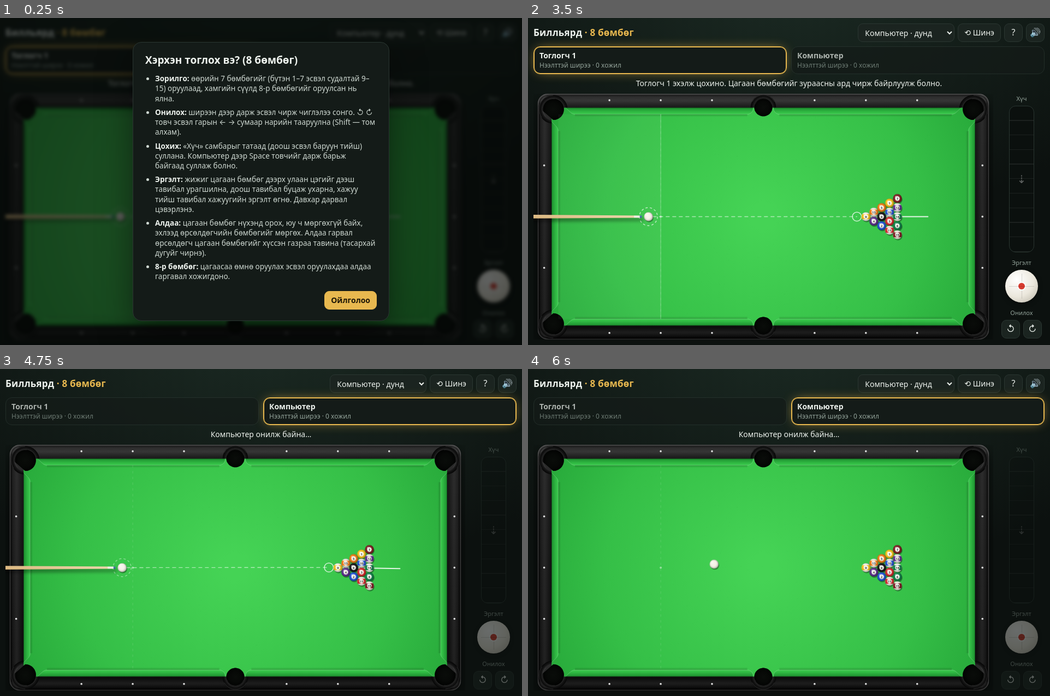
Above: before the commit, frames 1-4 (two rows, left to right).
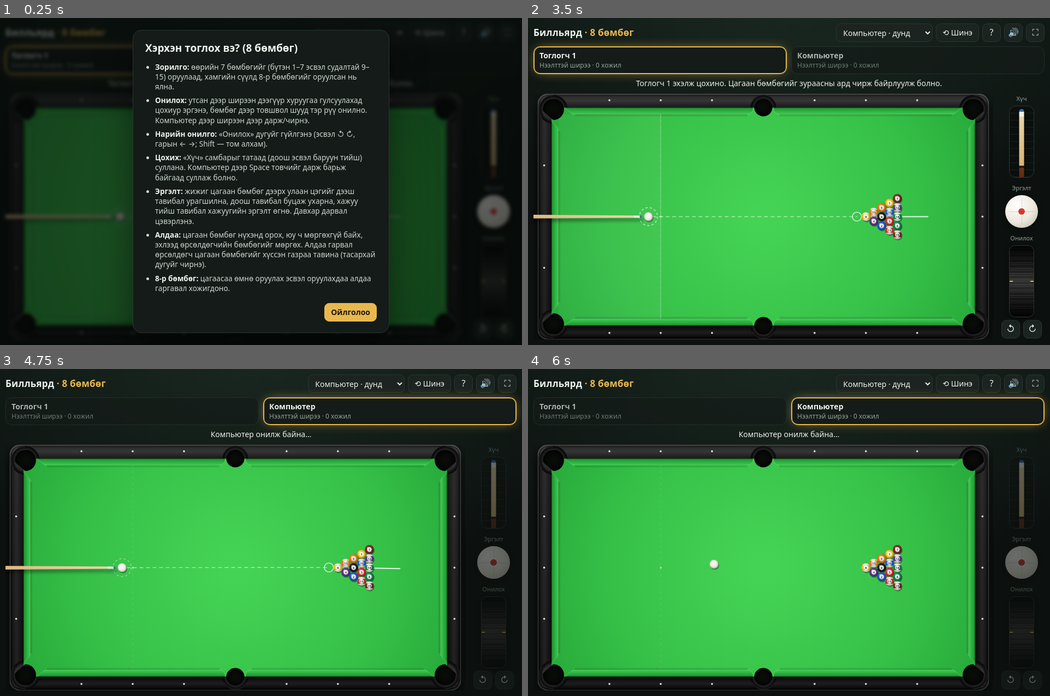
Above: after the commit, the same moments.

Repository: B26FA1910/pool.game
Game: browser game, page public/index.html
Same seed, same stepped clock (60 frames per second), same inputs: the game is played once before the commit and once after it.
Inputs (mouse positions are in pixels of both pictures, inside the frame that each line leads up to):
- Up to frame 1 (0.25 s): no input
- Up to frame 2 (3.5 s): click (762, 217) at 0.27 s; click (762, 240) at 1.07 s; tap Space every 0.5 s from 1.1 to 3.1 s; click (668, 191) at 1.67 s; click (856, 178) at 2.27 s; click (830, 266) at 2.87 s; click (648, 279) at 3.47 s
- Up to frame 3 (4.75 s): tap Space at 3.6, 4.1, 4.6 s; click (234, 519) at 4.07 s; click (495, 630) at 4.52 s; click (370, 578) at 4.67 s
- Up to frame 4 (6 s): tap Space at 5.1, 5.6 s; click (627, 568) at 5.27 s; click (715, 653) at 5.87 s

The runs differ from the first frame. In frame 1, 11% of the frame differs, in the area x 25-98%, y 3-97%; in frame 2, 1.7%; in frame 3, 1.6%; in frame 4, 1.6%.

Commit message:
Утсанд зориулсан удирдлага: онилох дугуй, хуруугаар эргүүлэх, хэвтээ байрлал
- Онилох дугуй (aim wheel): гүйлгэж цохиурыг нарийн эргүүлнэ, ховилын дуу/чичиргээтэй
- Утсан дээр ширээн дээгүүр хуруугаа гулсуулахад цохиур эргэнэ, бөмбөг дээр товшвол шууд онилно
- Хэвтээ утсанд: хүч зүүн талд, эргэлт ба дугуй баруун талд, мессеж ширээний доор
- Хүчний самбарт цохиур харагдана; ⛶ бүтэн дэлгэц; нүүр дэлгэцэд нэмэх manifest ба дүрс

Co-Authored-By: Claude Opus 5.5 <noreply@anthropic.com>
Claude-Session: https://claude.ai/code/session_01MVanDgW6pf9D5TM6HQEvas

Diff:
--- a/public/index.html
+++ b/public/index.html
@@ -2,7 +2,12 @@
 <html lang="mn">
 <head>
 <meta charset="utf-8">
-<meta name="viewport" content="width=device-width, initial-scale=1, viewport-fit=cover">
+<meta name="viewport" content="width=device-width, initial-scale=1, maximum-scale=1, user-scalable=no, viewport-fit=cover">
+<meta name="theme-color" content="#0c110f">
+<meta name="mobile-web-app-capable" content="yes">
+<meta name="apple-mobile-web-app-capable" content="yes">
+<meta name="apple-mobile-web-app-status-bar-style" content="black-translucent">
+<meta name="apple-mobile-web-app-title" content="Билльярд">
 <title>Билльярд — 8 бөмбөг</title>
 <style>
 :root{
@@ -13,7 +18,7 @@
 body{
   background:radial-gradient(1200px 700px at 50% -10%,#1b2a23 0%,var(--bg) 62%);
   color:var(--text);font:14px/1.35 system-ui,-apple-system,"Segoe UI",Roboto,"Noto Sans",sans-serif;
-  overflow:hidden;-webkit-user-select:none;user-select:none;-webkit-tap-highlight-color:transparent;
+  overflow:hidden;-webkit-user-select:none;user-select:none;-webkit-tap-highlight-color:transparent;-webkit-touch-callout:none;overscroll-behavior:none;
 }
 #app{
   height:100vh;height:100dvh;display:flex;flex-direction:column;gap:8px;
@@ -67,6 +72,29 @@
 }
 #powerHint{position:absolute;inset:0;display:grid;place-items:center;font-size:20px;color:rgba(255,255,255,.35);pointer-events:none}
 #powerHint::after{content:"⇣"}
+#powerCue{
+  position:absolute;left:50%;top:5px;width:9px;height:calc(100% + 60px);border-radius:5px 5px 2px 2px;pointer-events:none;
+  transform:translate(-50%,calc(var(--p,0) * 78%));box-shadow:0 2px 6px rgba(0,0,0,.6);
+  background:linear-gradient(180deg,#3d6aa0 0 5px,#f3eee2 5px 14px,#ead3a6 14px,#d9b277 55%,#1d1d1d 55% 57%,#6b3416 57%,#2a1208)
+}
+.grp-spin,.grp-aim{flex:none}
+#wheel{
+  position:relative;width:46px;height:132px;border-radius:11px;overflow:hidden;touch-action:none;cursor:ns-resize;flex:none;
+  background:#141414;border:1px solid #333;box-shadow:0 3px 10px rgba(0,0,0,.55)
+}
+#wheelTex{
+  position:absolute;inset:0;
+  background-image:repeating-linear-gradient(180deg,#2e2e2e 0 3px,#0b0b0b 3px 4px,#454545 4px 5px,#1d1d1d 5px 10px)
+}
+#wheel::after{
+  content:"";position:absolute;inset:0;pointer-events:none;
+  background:linear-gradient(180deg,rgba(0,0,0,.92),rgba(0,0,0,.25) 28%,rgba(255,255,255,.08) 50%,rgba(0,0,0,.25) 72%,rgba(0,0,0,.92))
+}
+#wheel::before{
+  content:"";position:absolute;z-index:1;pointer-events:none;left:-1px;right:-1px;top:50%;height:2px;margin-top:-1px;
+  background:linear-gradient(90deg,var(--accent) 0 7px,transparent 7px calc(100% - 7px),var(--accent) calc(100% - 7px))
+}
+#wheel.active{border-color:var(--accent)}
 #spin{
   width:60px;height:60px;border-radius:50%;position:relative;touch-action:none;cursor:crosshair;flex:none;
   background:radial-gradient(circle at 35% 30%,#fff,#ebe7dc 55%,#b6b1a3);box-shadow:0 2px 10px rgba(0,0,0,.45)
@@ -86,6 +114,47 @@
 body.portrait #power::before{background:repeating-linear-gradient(90deg,transparent 0 9.5%,rgba(255,255,255,.07) 9.5% 10%)}
 body.portrait #powerFill{background:linear-gradient(90deg,#3fbf6e,#e8b84f 55%,#e5533d);clip-path:inset(0 100% 0 0)}
 body.portrait #powerHint::after{content:"⇢"}
+body.portrait #powerCue{left:5px;top:50%;width:calc(100% + 60px);height:9px;border-radius:5px 2px 2px 5px;
+  transform:translate(calc(var(--p,0) * 78%),-50%);
+  background:linear-gradient(90deg,#3d6aa0 0 5px,#f3eee2 5px 14px,#ead3a6 14px,#d9b277 55%,#1d1d1d 55% 57%,#6b3416 57%,#2a1208)}
+body.portrait .grp-aim .aimbtns{display:none}
+body.portrait #wheel{width:132px;height:46px;cursor:ew-resize}
+body.portrait #wheelTex{background-image:repeating-linear-gradient(90deg,#2e2e2e 0 3px,#0b0b0b 3px 4px,#454545 4px 5px,#1d1d1d 5px 10px)}
+body.portrait #wheel::after{background:linear-gradient(90deg,rgba(0,0,0,.92),rgba(0,0,0,.25) 28%,rgba(255,255,255,.08) 50%,rgba(0,0,0,.25) 72%,rgba(0,0,0,.92))}
+body.portrait #wheel::before{left:50%;right:auto;top:-1px;bottom:-1px;width:2px;height:auto;margin:0 0 0 -1px;
+  background:linear-gradient(180deg,var(--accent) 0 7px,transparent 7px calc(100% - 7px),var(--accent) calc(100% - 7px))}
+body.portrait #spin{width:52px;height:52px}
+/* phone held sideways: power on the left, spin + aim wheel on the right (like mobile pool games) */
+body.compact #app{display:grid;grid-template-columns:auto minmax(0,1fr);grid-template-rows:auto auto minmax(0,1fr);
+  grid-template-areas:"head players" "net net" "main main";gap:5px;
+  padding:calc(5px + env(safe-area-inset-top)) calc(8px + env(safe-area-inset-right)) calc(5px + env(safe-area-inset-bottom)) calc(8px + env(safe-area-inset-left))}
+body.compact header{grid-area:head}
+body.compact h1{display:none}
+body.compact .players{grid-area:players}
+body.compact .pcard{padding:3px 9px;gap:8px}
+body.compact .pname{font-size:13px}
+body.compact .pgroup{font-size:11px}
+body.compact .mini{width:12px;height:12px}
+body.compact #netbar{grid-area:net;min-height:18px;font-size:12px}
+body.compact #netbar .btn{height:22px}
+body.compact #msg{position:fixed;z-index:5;left:50%;bottom:calc(7px + env(safe-area-inset-bottom));transform:translateX(-50%);
+  max-width:min(70vw,560px);min-height:0;padding:3px 12px;border-radius:999px;font-size:12px;line-height:1.3;
+  background:rgba(8,12,10,.72);pointer-events:none;white-space:nowrap;overflow:hidden;text-overflow:ellipsis}
+body.compact #msg:empty{display:none}
+body.compact main{grid-area:main;display:grid;gap:8px;grid-template-columns:54px minmax(0,1fr) 62px;
+  grid-template-rows:auto minmax(0,1fr);grid-template-areas:"power stage spin" "power stage aim"}
+body.compact #stage{grid-area:stage}
+body.compact #side{display:contents}
+body.compact .grp-power{grid-area:power;height:100%;min-height:0}
+body.compact #power{width:50px;min-height:0}
+body.compact .grp-spin{grid-area:spin}
+body.compact .grp-aim{grid-area:aim;min-height:0}
+body.compact #spin{width:50px;height:50px}
+body.compact #wheel{flex:1;height:auto;min-height:70px;width:48px}
+body.compact .grp-aim .aimbtns{display:none}
+body.compact .lbl{font-size:10px}
+body.compact .grp-spin .lbl{display:none}
+body.compact #side.disabled .grp{opacity:.38}
 #overlay{position:fixed;inset:0;display:none;place-items:center;background:rgba(5,8,7,.64);backdrop-filter:blur(3px);-webkit-backdrop-filter:blur(3px);z-index:10;padding:16px}
 #overlay.show{display:grid}
 .card{background:var(--panel);border:1px solid var(--line);border-radius:16px;padding:20px 22px;max-width:470px;width:100%;box-shadow:0 20px 60px rgba(0,0,0,.5);max-height:calc(100dvh - 32px);overflow:auto}
@@ -118,6 +187,7 @@
 .note{font-size:12.5px;color:var(--muted);margin-top:14px;line-height:1.45}
 .note b{color:var(--text)}
 .err{color:#ff9580;font-size:13px;margin-top:8px;min-height:1px}
+@media (max-width:420px){ h1{display:none} header select{margin-right:auto} }
 @media (max-width:560px){
   h1 span,.wide{display:none}
   .pcard{flex-direction:column;align-items:flex-start;gap:4px;padding:6px 9px}
@@ -149,6 +219,7 @@
     <button class="btn" id="newBtn" title="Шинэ тоглоом">⟲<span class="wide">&nbsp;Шинэ</span></button>
     <button class="btn icon" id="helpBtn" title="Тусламж">?</button>
     <button class="btn icon" id="muteBtn" title="Дуу">🔊</button>
+    <button class="btn icon" id="fsBtn" title="Бүтэн дэлгэц" hidden>⛶</button>
   </header>
   <div class="players">
     <div class="pcard" id="p0"><div class="pinfo"><div class="pname"></div><div class="pgroup"></div></div><div class="pballs"></div></div>
@@ -159,9 +230,9 @@
   <main>
     <div id="stage"><canvas id="cv"></canvas></div>
     <div id="side">
-      <div class="grp grp-power"><div class="lbl">Хүч</div><div id="power"><div id="powerFill"></div><div id="powerHint"></div></div></div>
-      <div class="grp"><div class="lbl">Эргэлт</div><div id="spin" title="Давхар дарвал цэвэрлэнэ"><div id="spinDot"></div></div></div>
-      <div class="grp"><div class="lbl">Онилох</div><div class="aimbtns"><button class …(145 unchanged characters)…
+      <div class="grp grp-power"><div class="lbl">Хүч</div><div id="power"><div id="powerFill"></div><div id="powerHint"></div><div id="powerCue"></div></div></div>
+      <div class="grp grp-spin"><div class="lbl">Эргэлт</div><div id="spin" title="Давхар дарвал цэвэрлэнэ"><div id="spinDot"></div></div></div>
+      <div class="grp grp-aim"><div class="lbl">Онилох</div><div id="wheel" title="Гүйлгэж нарийн онилно"><div id="wheelTex"></div></div><div class="aimbtns"><button class …(145 unchanged characters)…
     </div>
   </main>
 </div>
@@ -1055,6 +1126,7 @@
   else if(kind==='rail'){blip(170,0.11,0.45*Math.min(1,v/1600),'sine');}
   else if(kind==='pocket'){blip(140,0.22,0.5,'triangle'); blip(85,0.3,0.4,'sine');}
   else if(kind==='cue'){blip(950,0.05,0.2+0.4*v,'triangle');}
+  else if(kind==='tick'){blip(2400,0.012,0.045,'square');}
 }
 const EV={snd:[],sinks:[]};
 function playEvents(){
@@ -1085,6 +1157,7 @@
   const wasP=portrait;
   portrait=innerHeight>innerWidth*1.1;
   document.body.classList.toggle('portrait',portrait);
+  document.body.classList.toggle('compact',!portrait&&innerHeight<=520);
   const r=stage.getBoundingClientRect();
   dpr=Math.min(2.5,window.devicePixelRatio||1);
   cv.width=Math.max(1,Math.round(r.width*dpr)); cv.height=Math.max(1,Math.round(r.height*dpr));
@@ -1388,6 +1461,7 @@
 let lastPow=-1;
 function updatePowerUI(){
   if(G.power===lastPow) return; lastPow=G.power;
+  powerEl.style.setProperty('--p',G.power.toFixed(3));
   const rest=(100-G.power*100).toFixed(2)+'%';
   powerFill.style.clipPath=portrait?`inset(0 ${rest} 0 0)`:`inset(0 0 ${rest} 0)`;
 }
@@ -1400,7 +1474,8 @@
   ovCard.className='card';
   ovCard.innerHTML=`<h2>Хэрхэн тоглох вэ? (8 бөмбөг)</h2><ul>
     <li><b>Зорилго:</b> өөрийн 7 бөмбөгийг (бүтэн 1–7 эсвэл судалтай 9–15) оруулаад, хамгийн сүүлд 8-р бөмбөгийг оруулсан нь ялна.</li>
-    <li><b>Онилох:</b> ширээн дээр дарж эсвэл чирж чиглэлээ сонго. ↺ ↻ товч эсвэл гарын ← → сумаар нарийн тааруулна (Shift — том алхам).</li>
+    <li><b>Онилох:</b> утсан дээр ширээн дээгүүр хуруугаа гулсуулахад цохиур эргэнэ, бөмбөг дээр товшвол шууд тэр рүү онилно. Компьютер дээр ширээн дээр дарж/чирнэ.</li>
+    <li><b>Нарийн онилго:</b> «Онилох» дугуйг гүйлгэнэ (эсвэл ↺ ↻, гарын ← →; Shift — том алхам).</li>
     <li><b>Цохих:</b> «Хүч» самбарыг татаад (доош эсвэл баруун тийш) суллана. Компьютер дээр Space товчийг дарж барьж байгаад суллаж болно.</li>
     <li><b>Эргэлт:</b> жижиг цагаан бөмбөг дээрх улаан цэгийг дээш тавибал урагшилна, доош тавибал буцаж ухарна, хажуу тийш тавибал хажуугийн эргэлт өгнө. Давхар дарвал цэвэрлэнэ.</li>
     <li><b>Алдаа:</b> цагаан бөмбөг нүхэнд орох, юу ч мөргөхгүй байх, эхлээд өрсөлдөгчийн бөмбөгийг мөргөх. Алдаа гарвал өрсөлдөгч цагаан бөмбөгийг хүссэн газраа тавина (тасархай дугуйг чирнэ).</li>
@@ -1436,23 +1511,70 @@
   if(validPos(x,y,kitchen,0)){c.x=x;c.y=y;}
 }
 function setAimTo(p){const c=S.balls[0]; if(Math.hypot(p.x-c.x,p.y-c.y)>3) G.aim=Math.atan2(p.y-c.y,p.x-c.x);}
+function aimAtTap(p){
+  // tapping on (or next to) a ball aims straight at it; elsewhere aims at the tapped point
+  let best=null,bd=(R*2.6)**2;
+  for(const b of S.balls){ if(!b.on||b.id===0) continue; const d=(b.x-p.x)**2+(b.y-p.y)**2; if(d<bd){bd=d;best=b;} }
+  setAimTo(best?{x:best.x,y:best.y}:p);
+}
 cv.addEventListener('pointerdown',e=>{
   if(!canHumanShoot()) return;
-  audio(); const p=toTable(e), c=S.balls[0];
-  if(G.bih&&Math.hypot(p.x-c.x,p.y-c.y)<R*2.6){drag='ball'; cv.style.cursor='grabbing';}
-  else{drag='aim'; setAimTo(p);}
+  audio(); const p=toTable(e), c=S.balls[0], touch=e.pointerType!=='mouse';
+  if(G.bih&&Math.hypot(p.x-c.x,p.y-c.y)<R*(touch?4.2:2.6)){drag={mode:'ball'}; cv.style.cursor='grabbing';}
+  else if(touch){drag={mode:'rot',id:e.pointerId,sx:e.clientX,sy:e.clientY,moved:false,f:Math.atan2(p.y-c.y,p.x-c.x),p};}
+  else{drag={mode:'aim'}; setAimTo(p);}
   try{cv.setPointerCapture(e.pointerId);}catch(_){}
   e.preventDefault();
 });
 cv.addEventListener('pointermove',e=>{
   const p=toTable(e);
-  if(drag==='ball'){placeCue(p.x,p.y); return;}
-  if(drag==='aim'){setAimTo(p); return;}
+  if(drag&&drag.mode==='ball'){placeCue(p.x,p.y); return;}
+  if(drag&&drag.mode==='aim'){setAimTo(p); return;}
+  if(drag&&drag.mode==='rot'){
+    if(!canHumanShoot()) return;
+    if(!drag.moved&&Math.hypot(e.clientX-drag.sx,e.clientY-drag.sy)>8) drag.moved=true;
+    const c=S.balls[0], f=Math.atan2(p.y-c.y,p.x-c.x);
+    // turn the cue by how far the finger turned around the cue ball (skip right next to it)
+    if(drag.moved&&Math.hypot(p.x-c.x,p.y-c.y)>R*2) G.aim+=angDiff(f,drag.f);
+    drag.f=f; return;
+  }
   const c=S.balls[0];
   cv.style.cursor=(G.bih&&canHumanShoot()&&Math.hypot(p.x-c.x,p.y-c.y)<R*2.6)?'grab':'crosshair';
 });
-const endDrag=()=>{drag=null; cv.style.cursor='crosshair';};
+const endDrag=e=>{
+  if(drag&&drag.mode==='rot'&&!drag.moved&&e.type==='pointerup'&&canHumanShoot()) aimAtTap(drag.p);
+  drag=null; cv.style.cursor='crosshair';
+};
 cv.addEventListener('pointerup',endDrag); cv.addEventListener('pointercancel',endDrag);
+for(const el of [cv,side]) el.addEventListener('contextmenu',e=>e.preventDefault());
+
+/* fine-aim wheel: drag along it to turn the cue a little at a time */
+const wheel=$('#wheel'), wheelTex=$('#wheelTex');
+let wDrag=null, wOff=0, wTick=0;
+const WHEEL_RAD_PER_PX=0.0008;
+const wheelPos=e=>portrait?e.clientX:e.clientY;
+wheel.addEventListener('pointerdown',e=>{
+  if(!canHumanShoot()) return;
+  audio(); wDrag={id:e.pointerId,p:wheelPos(e)}; wheel.classList.add('active');
+  try{wheel.setPointerCapture(e.pointerId);}catch(_){}
+  e.preventDefault();
+});
+wheel.addEventListener('pointermove',e=>{
+  if(!wDrag||wDrag.id!==e.pointerId) return;
+  const q=wheelPos(e), d=q-wDrag.p; wDrag.p=q;
+  if(!d||!canHumanShoot()) return;
+  G.aim+=d*WHEEL_RAD_PER_PX*(e.shiftKey?4:1);
+  wOff+=d; wheelTex.style.backgroundPosition=portrait?`${wOff}px 0`:`0 ${wOff}px`;
+  wTick+=Math.abs(d);
+  if(wTick>=10){wTick=0; sfx('tick'); try{navigator.vibrate&&navigator.vibrate(3);}catch(_){}}
+});
+const wEnd=e=>{if(wDrag&&wDrag.id===e.pointerId){wDrag=null; wheel.classList.remove('active');}};
+wheel.addEventListener('pointerup',wEnd); wheel.addEventListener('pointercancel',wEnd);
+wheel.addEventListener('wheel',e=>{
+  if(!canHumanShoot()) return;
+  e.preventDefault(); const d=(e.deltaY||e.deltaX)*0.4;
+  G.aim+=d*WHEEL_RAD_PER_PX; wOff+=d; wheelTex.style.backgroundPosition=portrait?`${wOff}px 0`:`0 ${wOff}px`;
+},{passive:false});
 
 powerEl.addEventListener('pointerdown',e=>{
   if(!canHumanShoot()) return;
@@ -1531,6 +1653,28 @@
 function setLabels(){const n=innerWidth<560?1:0; for(const o of modeSel.options) o.textContent=LABELS[o.value][n];}
 setLabels();
 window.addEventListener('resize',()=>{setLabels(); layout();});
+const fsBtn=$('#fsBtn'), docEl=document.documentElement;
+const fsOn=()=>!!(document.fullscreenElement||document.webkitFullscreenElement);
+if(document.fullscreenEnabled||document.webkitFullscreenEnabled){
+  fsBtn.hidden=false;
+  fsBtn.addEventListener('click',async()=>{
+    fsBtn.blur();
+    try{
+      if(fsOn()){ await (document.exitFullscreen||document.webkitExitFullscreen).call(document); }
+      else{
+        await (docEl.requestFullscreen||docEl.webkitRequestFullscreen).call(docEl,{navigationUI:'hide'});
+        try{ if(innerWidth<900&&screen.orientation&&screen.orientation.lock) await screen.orientation.lock('landscape'); }catch(_){}
+      }
+    }catch(_){}
+  });
+  const fsSync=()=>{fsBtn.textContent=fsOn()?'🗗':'⛶'; setTimeout(layout,120);};
+  document.addEventListener('fullscreenchange',fsSync); document.addEventListener('webkitfullscreenchange',fsSync);
+}
+if(!window.claude&&/^https?:$/.test(location.protocol)){
+  for(const [rel,href] of [['manifest','manifest.webmanifest'],['apple-touch-icon','icon-180.png'],['icon','icon-192.png']]){
+    const l=document.createElement('link'); l.rel=rel; l.href=href; document.head.appendChild(l);
+  }
+}
 if(window.ResizeObserver) new ResizeObserver(layout).observe(stage);
 
 /* ================= start ================= */
Binary file added: public/icon-180.png
Binary file added: public/icon-192.png
Binary file added: public/icon-512.png
Not shown, added: public/manifest.webmanifest
